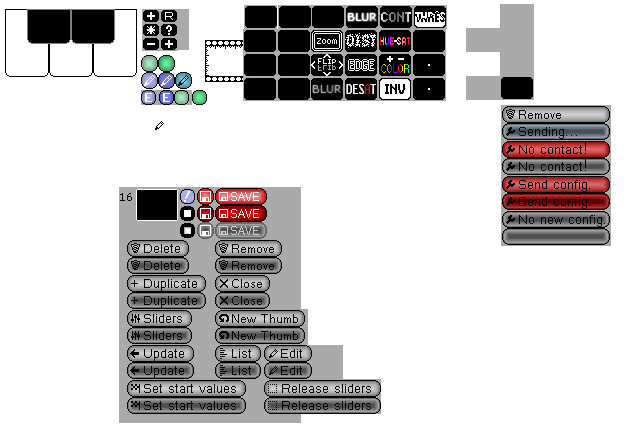
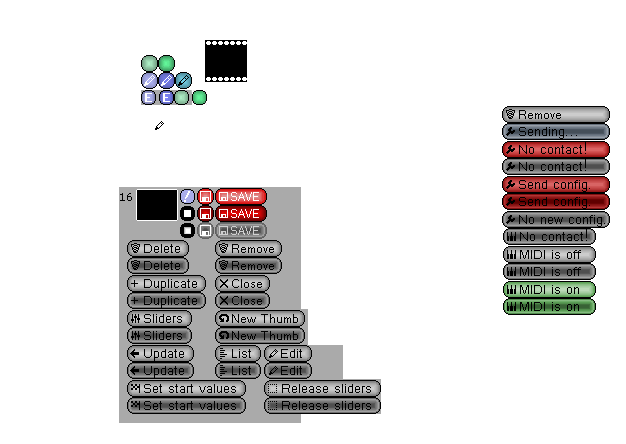
Before/after of a (626, 444) layered artwork. What changed in the layer stack:
renamed "Nytt lag" to "ButtonsTextEtc", painted on it over [130, 75, 605, 315]
renamed "New Layer#5" to "Buttons", painted on it over [501, 105, 611, 315]
renamed "New Layer#3" to "EffectIcons", hid it over [142, 4, 534, 101]
renamed "New Layer copy" to "NotesBlack", hid it over [27, 9, 115, 44]
renamed "New Layer" to "NotesWhite", hid it over [5, 9, 246, 77]
